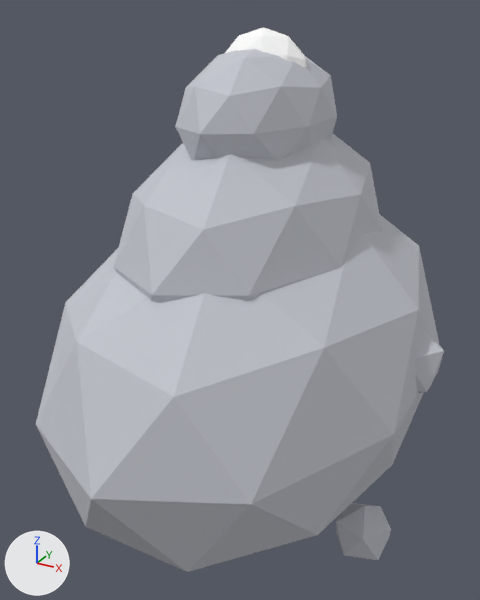
A saved change to the glTF model public/models/peak.glb.
One viewpoint serves both versions: a 50 mm lens placed at (5.68, -11.19, 8.22), pointed at (-0.42, -0.1, 2.67). Arrows for +X, +Y and +Z are at lower left; the lights stay in place. The picture after the commit comes second. Where no turn or scale is listed for an object, it has been applied to the vertices. Vertices at exactly the same position are counted once.

The first picture shows 'Base', 'Mid', 'Rock1', 'Rock3', 'Snow', 'Top'.
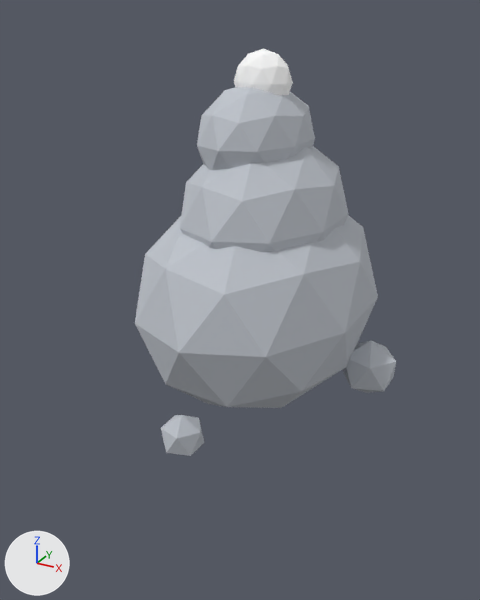
Where the change shows, as pixel boxes [x1, y1, x2, y2] in the pictures (480 x 600 px):
```json
{"object": "Base", "change": "deleted", "before": [36, 214, 439, 572]}
{"object": "Rock1", "change": "reshaped, moved, rescaled", "before": [416, 333, 444, 393], "after": [135, 215, 378, 408]}
{"object": "Mid", "change": "deleted", "before": [114, 134, 383, 303]}
{"object": "Top", "change": "deleted", "before": [175, 49, 337, 161]}
{"object": "Rock3", "change": "reshaped, moved, rescaled", "before": [336, 503, 391, 560], "after": [197, 87, 315, 170]}
{"object": "Snow", "change": "rescaled", "before": [225, 27, 307, 68], "after": [234, 49, 293, 95]}
{"object": "BaseRock1", "change": "added", "after": [343, 341, 396, 393]}
{"object": "BaseRock2", "change": "added", "after": [161, 415, 204, 456]}
{"object": "Rock2", "change": "unchanged, uncovered by the edit", "after": [180, 146, 348, 252]}
```

Scene script edits in JSON lines:
```json
{"block": "me_icosphere_004", "where": "# used by ob_rock1; parent = ob_peak; location = (3.0, 0.3, 2.0)"}
{"op": "remove", "block": "me_icosphere_004", "code": "me_icosphere_004.from_pydata(...)  # 12 vertices, 20 faces; spans x -0.72..0.72, y -0.68..0.68, z -0.8..0.8"}
{"op": "add", "block": "me_icosphere_004", "code": "me_icosphere_004.from_pydata(...)  # 42 vertices, 80 faces; spans x -2.19..2.19, y -2.3..2.3, z -2.3..2.3"}
{"block": "me_icosphere_004", "change": "me_icosphere_004 part 1: the whole mesh is rebuilt"}
{"block": "me_icosphere_006", "where": "# used by ob_rock3; parent = ob_peak; location = (2.5, 0.3, -2.5)"}
{"op": "remove", "block": "me_icosphere_006", "code": "me_icosphere_006.from_pydata(...)  # 12 vertices, 20 faces; spans x -0.626..0.626, y -0.595..0.595, z -0.7..0.7"}
{"op": "add", "block": "me_icosphere_006", "code": "me_icosphere_006.from_pydata(...)  # 42 vertices, 80 faces; spans x -1.141..1.141, y -1.2..1.2, z -1.2..1.2"}
{"block": "me_icosphere_006", "change": "me_icosphere_006 part 2: the whole mesh is rebuilt"}
{"block": "me_icosphere_003", "where": "# used by ob_snow; location = (0.0, 0.0, 7.0)"}
{"op": "remove", "block": "me_icosphere_003", "code": "me_icosphere_003.from_pydata(...)  # 42 vertices, 80 faces; spans x -0.87..0.87, y -0.65..0.65, z -0.91..0.91"}
{"op": "add", "block": "me_icosphere_003", "code": "me_icosphere_003.from_pydata(...)  # 42 vertices, 80 faces; spans x -0.53..0.53, y -0.4..0.4, z -0.56..0.56"}
{"block": "me_icosphere_003", "change": "me_icosphere_003 part 3: the whole mesh is scaled about its middle by 0.615"}
{"op": "add", "block": "me_icosphere_013", "code": ["me_icosphere_013 = bpy.data.meshes.new('Icosphere.013')", "me_icosphere_013.from_pydata(...)  # an icosphere of 20 faces spanning x -0.537..0.537, y -0.51..0.51, z -0.6..0.6", "me_icosphere_013.materials.append(mat_rock)  # light grey #bfc4cb"]}
{"op": "remove", "block": "ob_base", "code": ["ob_base = bpy.data.objects.new('Base', me_icosphere)", "ob_base.location = (0.0, 0.0, 1.6)"]}
{"op": "remove", "block": "ob_mid", "code": ["ob_mid = bpy.data.objects.new('Mid', me_icosphere_001)", "ob_mid.location = (0.0, 0.0, 4.2)"]}
{"op": "set", "path": "ob_rock1.location", "old": "(3.0, 0.3, 2.0)", "new": "(0.0, 0.0, 2.9)"}
{"op": "set", "path": "ob_rock1.scale", "old": "(1.0, 1.0, 1.0)", "new": "(1.0, 1.3, 1.0)"}
{"op": "set", "path": "ob_rock3.location", "old": "(2.5, 0.3, -2.5)", "new": "(-0.1, 0.0, 6.0)"}
{"op": "set", "path": "ob_rock3.scale", "old": "(1.0, 1.0, 1.0)", "new": "(0.85, 1.2, 0.85)"}
{"op": "remove", "block": "ob_top", "code": ["ob_top = bpy.data.objects.new('Top', me_icosphere_002)", "ob_top.location = (0.0, 0.0, 6.4)"]}
{"op": "add", "block": "ob_baserock2", "code": ["ob_baserock2 = bpy.data.objects.new('BaseRock2', me_icosphere_013)", "ob_baserock2.location = (-2.3, 0.35, -1.6)"]}
{"op": "add", "block": "ob_baserock1", "code": ["ob_baserock1 = bpy.data.objects.new('BaseRock1', me_icosphere_013.copy())", "ob_baserock1.location = (2.3, 0.35, 1.6)"]}
```
